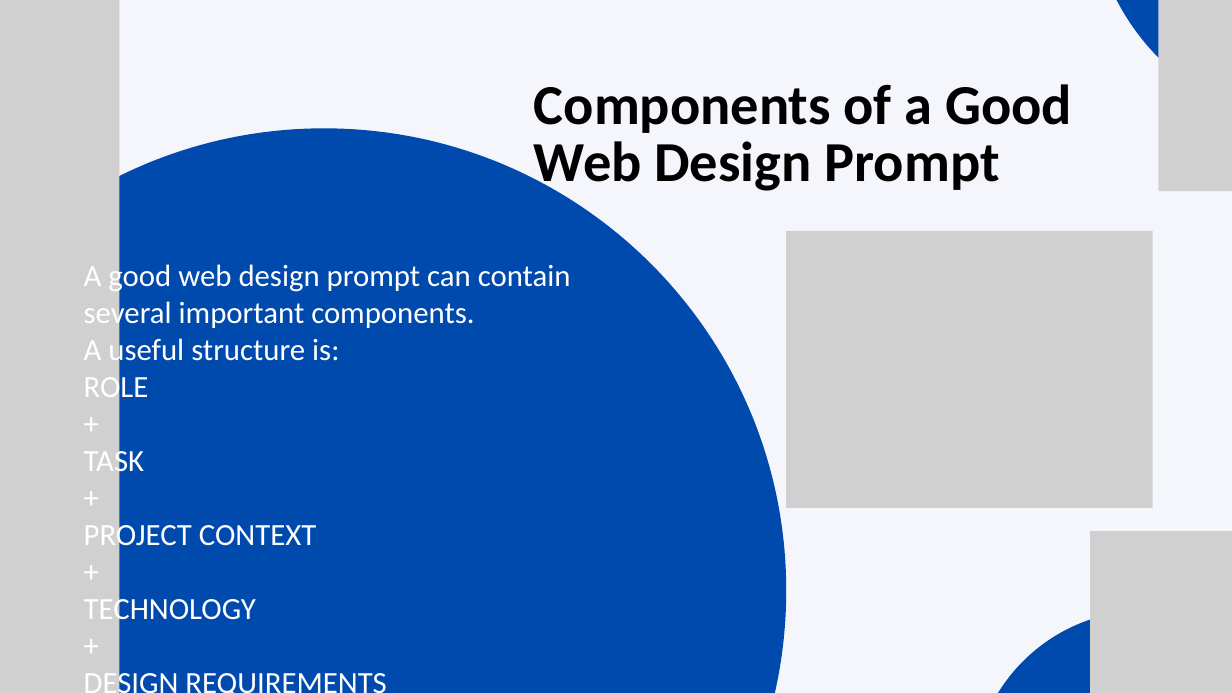
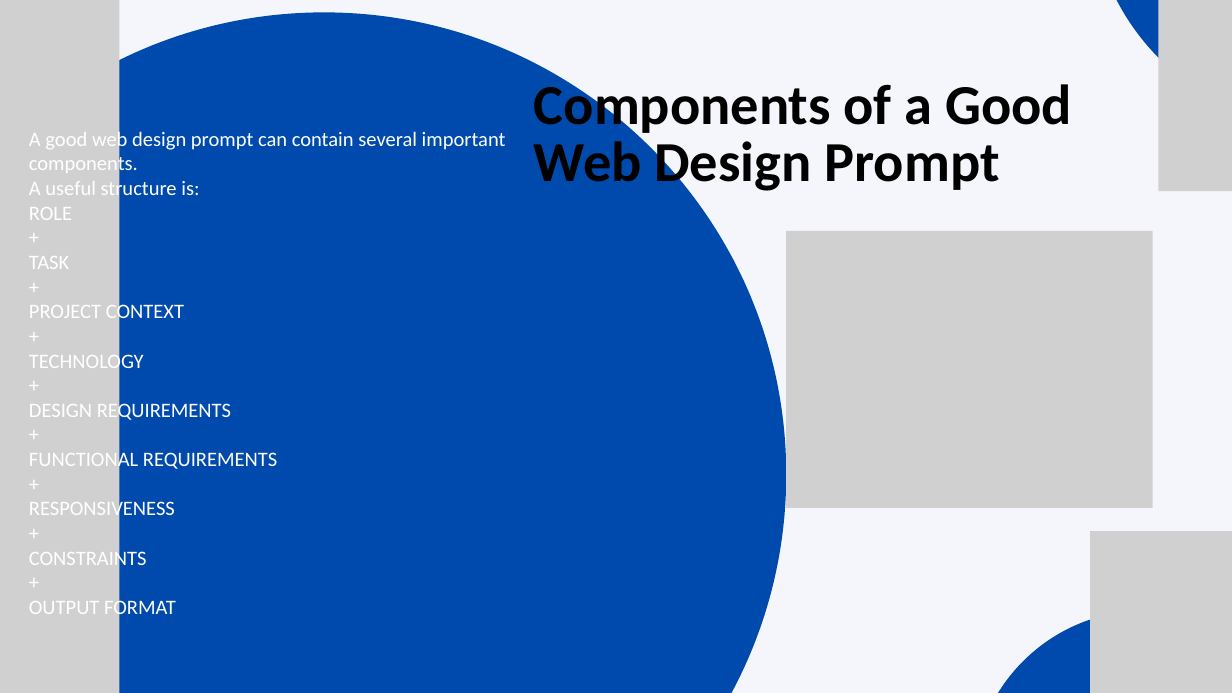
Before and after one commit to mikechuks/reseller-app, a slide deck: slide 10 of modules/AI WEBSITE DESIGN.pptx. Drawn at 1232x693 pixels with LibreOffice and Linux fonts; fonts in the diff are those of the drawing; grey boxes stand for pictures. Boxes give left, top, right and bottom in pixels: in the first picture for what was removed or moved away, otherwise in the second. Text is boxed around its words. In the diff, an @@ line names an element or a change of style, - is before the commit and + after.

```diff
--- a/modules/AI WEBSITE DESIGN.pptx
+++ b/modules/AI WEBSITE DESIGN.pptx
@@ freeform shape: place and size @@
-freeform shape at (0, 128, 787, 693)
+freeform shape at (0, 12, 787, 693)
@@ text "A good web design prompt ...": place and size @@
-text "A good web design prompt ..." at (84, 261, 571, 627)
+text "A good web design prompt ..." at (29, 129, 506, 620)
@@ text "A good web design prompt ..." at (29, 129, 506, 620): size 36 to 24 pt @@
```
Also in this commit, not shown: 5 other slides changed, 20 other files.
